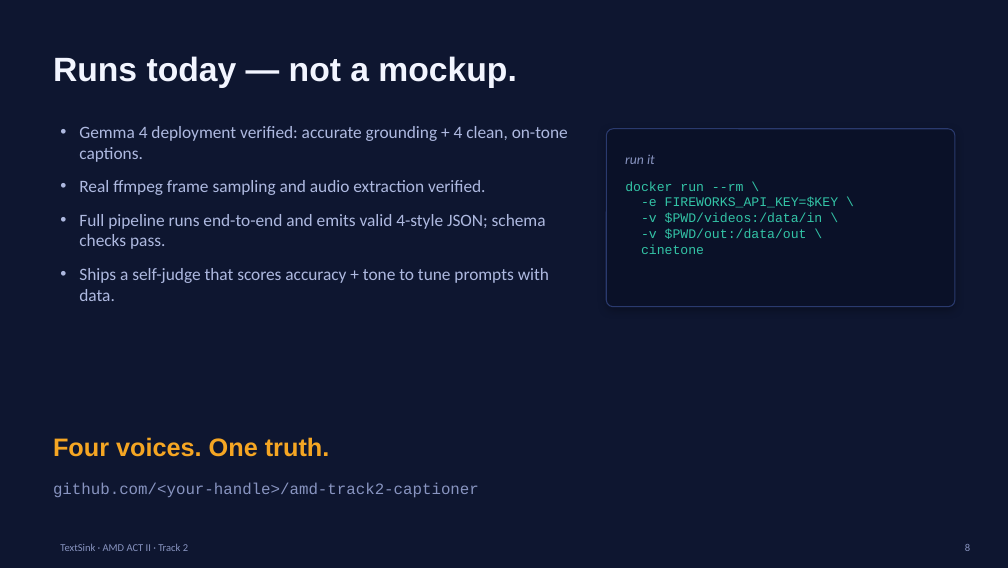
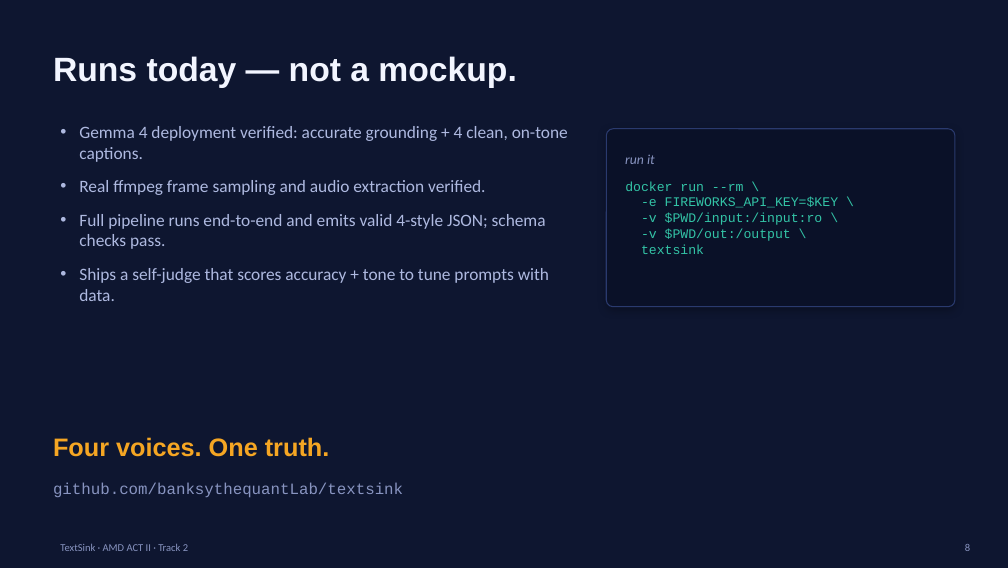
Before and after one commit to banksythequantLab/textsink, a slide deck: slide 8 of submission/TextSink_Track2.pptx. Drawn at 1008x568 pixels with LibreOffice and Linux fonts; fonts in the diff are those of the drawing. Boxes give left, top, right and bottom in pixels: in the first picture for what was removed or moved away, otherwise in the second. Text is boxed around its words. In the diff, an @@ line names an element or a change of style, - is before the commit and + after.

Commit message:
deck: real Gemma captions on slide 6, harness contract + live repo URL on slide 8

```diff
--- a/submission/TextSink_Track2.pptx
+++ b/submission/TextSink_Track2.pptx
@@ text at <box>641,213,823,254</box>: text changed @@
--v $PWD/videos:/data/in \
--v $PWD/out:/data/out \
-cinetone
+-v $PWD/input:/input:ro \
+-v $PWD/out:/output \
+textsink
@@ text at <box>53,483,403,497</box>: text changed @@
-github.com/<your-handle>/amd-track2-captioner
+github.com/banksythequantLab/textsink
```
Also in this commit, not shown: 1 other slide changed, 3 other files.
